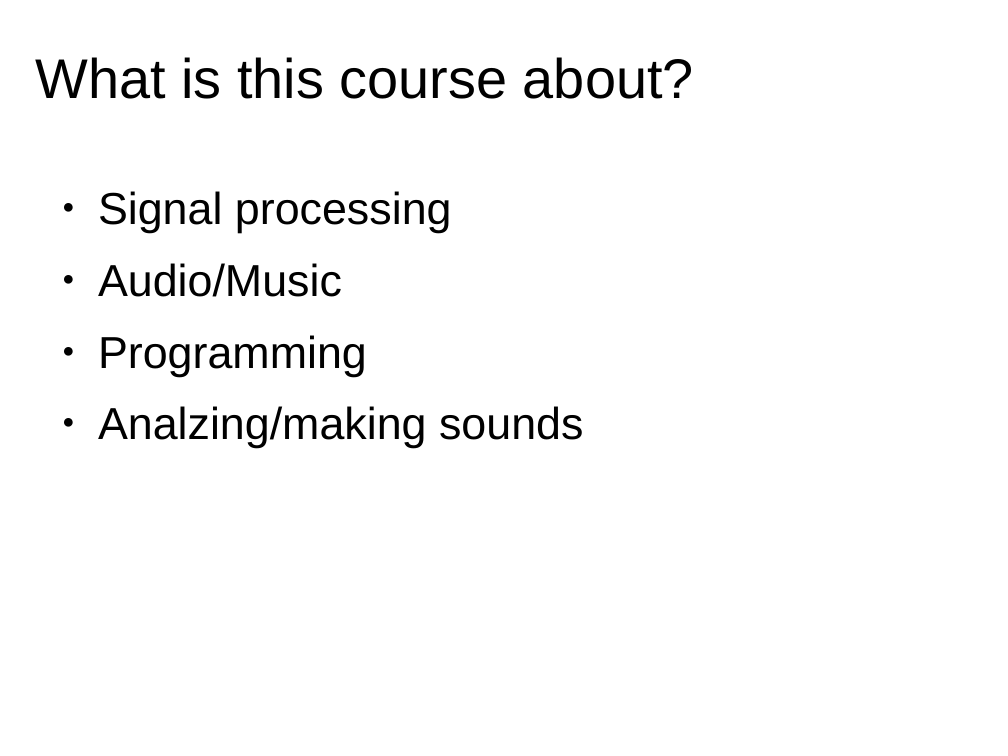
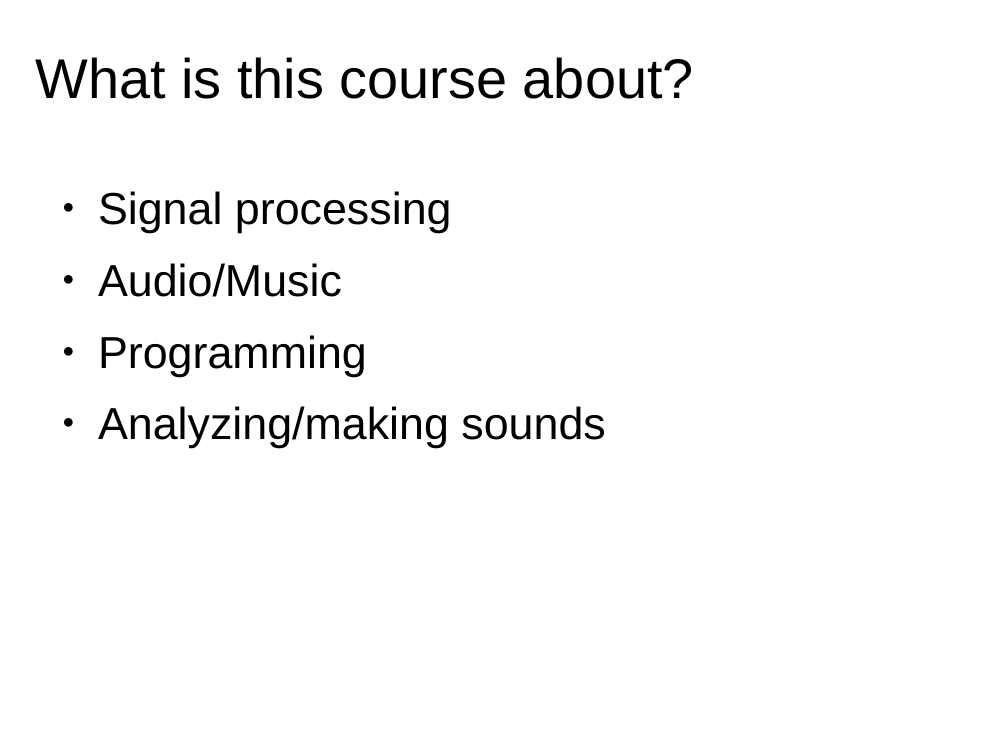
Before and after one commit to MTG/sms-tools, a slide deck: slide 2 of lectures/01-Introduction/1T1-Welcome.odp. Drawn at 1008x756 pixels with LibreOffice and Linux fonts; fonts in the diff are those of the drawing. Boxes give left, top, right and bottom in pixels: in the first picture for what was removed or moved away, otherwise in the second. Text is boxed around its words. In the diff, an @@ line names an element or a change of style, - is before the commit and + after.

Commit message:
edited slides

```diff
--- a/lectures/01-Introduction/1T1-Welcome.odp
+++ b/lectures/01-Introduction/1T1-Welcome.odp
@@ text at [98, 406, 605, 448]: text changed @@
-● Analzing/making sounds
+● Analyzing/making sounds
```
Also in this commit, not shown: 1 other file.
